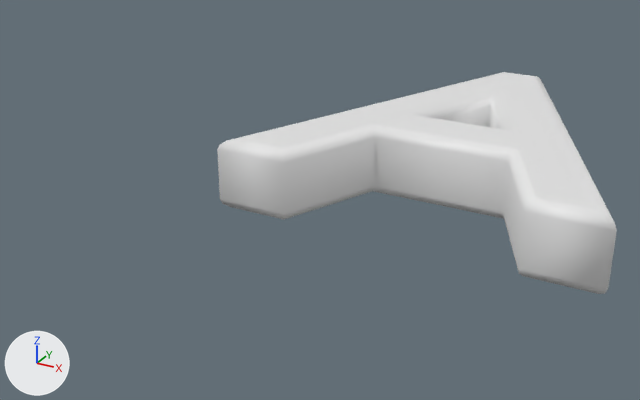
The Blender file Assets/Models/a.blend: old version first, new version second.
Camera for both pictures: a 50 mm lens placed at (0.888, -1.292, 0.629), pointed at (0.111, 0.12, -0.077). Arrows for +X, +Y and +Z are at lower left; the lights stay in place. Text is drawn in Blender's own font.

Objects in the first picture: 'A'.
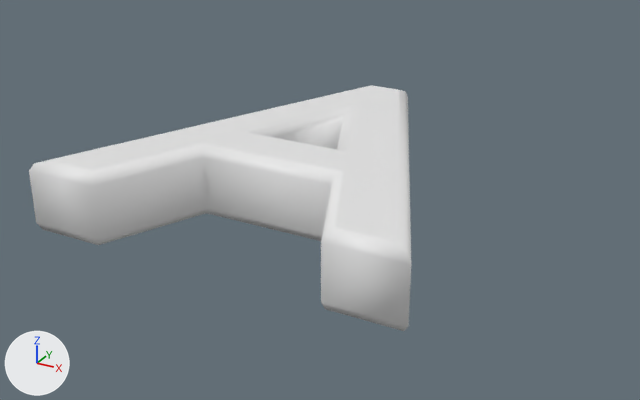
What differs and where, as boxes [x1, y1, x2, y2] in the pictures (640 x 400 px):
'A', reshaped (11% taller): before [217, 72, 617, 294]; after [29, 85, 411, 331]

The change, as a diff of the scene's bpy script:
```diff
--- a/Assets/Models/a.blend.py
+++ b/Assets/Models/a.blend.py
@@ txt_text @@
 txt_text.body = 'A'
-txt_text.bevel_resolution = 2
+txt_text.bevel_resolution = 1
 txt_text.extrude = 0.05
 txt_text.bevel_depth = 0.02
+txt_text.offset_x = -0.228
+txt_text.offset_y = -0.249
```
